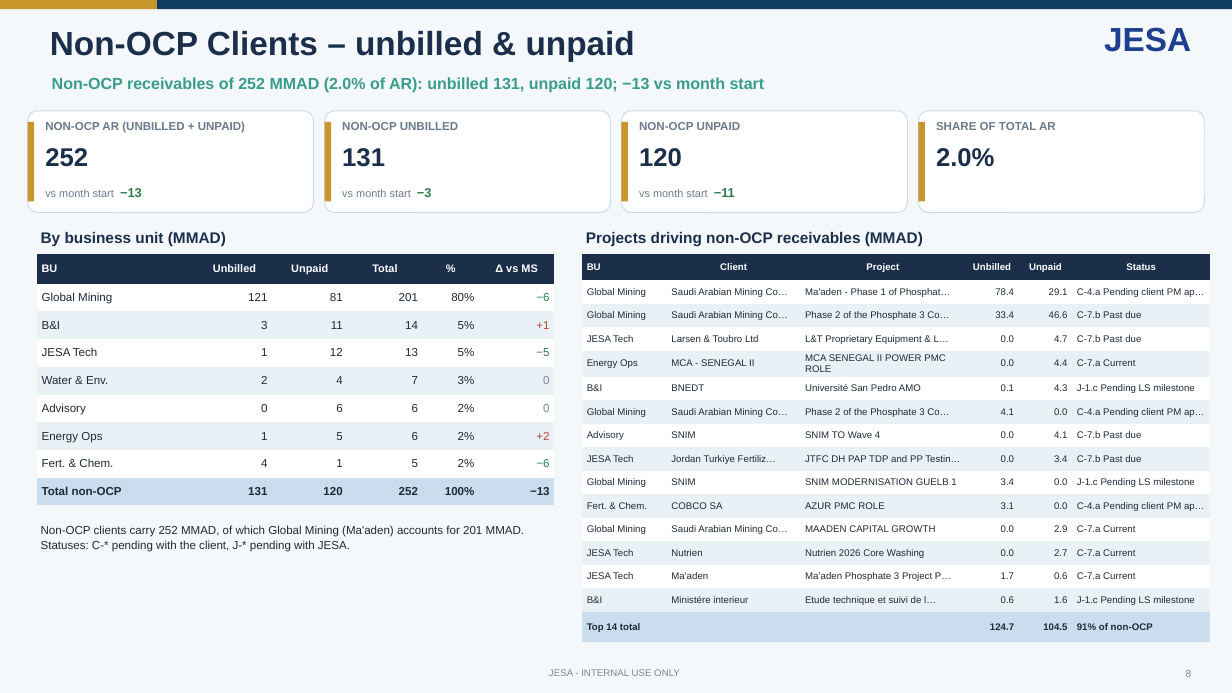
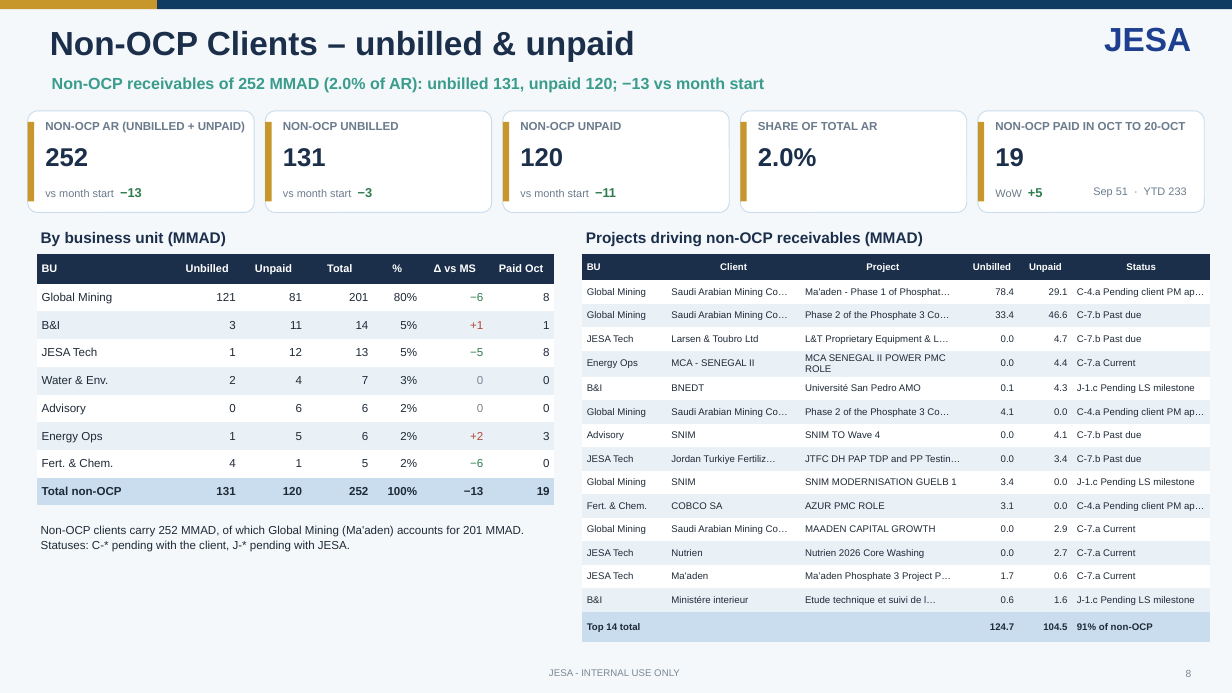
Before and after one commit to cherkaouihassan-art/Skills-Repo, a slide deck: slide 8 of weekly-ar-cash-deck/output/JESA_AR_Cash_Position_2026-10-21.pptx. Drawn at 1232x693 pixels with LibreOffice and Linux fonts; fonts in the diff are those of the drawing. Boxes give left, top, right and bottom in pixels: in the first picture for what was removed or moved away, otherwise in the second. Text is boxed around its words. In the diff, an @@ line names an element or a change of style, - is before the commit and + after.

```diff
--- a/weekly-ar-cash-deck/output/JESA_AR_Cash_Position_2026-10-21.pptx
+++ b/weekly-ar-cash-deck/output/JESA_AR_Cash_Position_2026-10-21.pptx
@@ rounded rectangle: place and size @@
-rounded rectangle at bbox=[28, 111, 313, 213]
+rounded rectangle at bbox=[28, 111, 254, 213]
@@ rounded rectangle: place and size @@
-rounded rectangle at bbox=[324, 111, 610, 213]
+rounded rectangle at bbox=[265, 111, 492, 213]
@@ text "NON-OCP UNBILLED": place and size @@
-text "NON-OCP UNBILLED" at bbox=[342, 122, 458, 130]
+text "NON-OCP UNBILLED" at bbox=[283, 122, 398, 130]
@@ rounded rectangle added at bbox=[503, 111, 729, 213], fill #FFFFFF, outline #C9DDEE 0.75 pt @@
@@ text "NON-OCP UNPAID": place and size @@
-text "NON-OCP UNPAID" at bbox=[639, 122, 740, 130]
+text "NON-OCP UNPAID" at bbox=[520, 122, 621, 130]
@@ rounded rectangle: place and size @@
-rounded rectangle at bbox=[622, 111, 908, 213]
+rounded rectangle at bbox=[740, 111, 967, 213]
@@ text "SHARE OF TOTAL AR": place and size @@
-text "SHARE OF TOTAL AR" at bbox=[936, 122, 1056, 130]
+text "SHARE OF TOTAL AR" at bbox=[758, 122, 878, 130]
@@ rounded rectangle: place and size @@
-rounded rectangle at bbox=[919, 111, 1204, 213]
+rounded rectangle at bbox=[978, 111, 1204, 213]
@@ rectangle: place and size @@
-rectangle at bbox=[324, 122, 331, 201]
+rectangle at bbox=[265, 122, 272, 201]
@@ text "131": place and size @@
-text "131" at bbox=[342, 148, 385, 167]
+text "131" at bbox=[283, 148, 326, 167]
@@ rectangle added at bbox=[503, 122, 509, 201], fill #C8972B @@
@@ text "120": place and size @@
-text "120" at bbox=[639, 148, 682, 167]
+text "120" at bbox=[520, 148, 563, 167]
@@ rectangle: place and size @@
-rectangle at bbox=[622, 122, 628, 201]
+rectangle at bbox=[740, 122, 747, 201]
@@ text "2.0%": place and size @@
-text "2.0%" at bbox=[936, 148, 995, 167]
+text "2.0%" at bbox=[758, 148, 817, 167]
@@ rectangle: place and size @@
-rectangle at bbox=[919, 122, 925, 201]
+rectangle at bbox=[978, 122, 984, 201]
@@ text added at bbox=[995, 122, 1185, 130], 9 pt, text #6B7B8C, bold @@
+NON-OCP PAID IN OCT TO 20-OCT
@@ text added at bbox=[995, 148, 1024, 167], 20 pt, text #1B2F4B, bold @@
+19
@@ text "vs month start −3": place and size @@
-text "vs month start −3" at bbox=[342, 188, 432, 197]
+text "vs month start −3" at bbox=[283, 188, 373, 197]
@@ text "vs month start −11": place and size @@
-text "vs month start −11" at bbox=[639, 188, 735, 197]
+text "vs month start −11" at bbox=[520, 188, 616, 197]
@@ text added at bbox=[995, 188, 1043, 197], 8.5 pt, text #6B7B8C @@
+WoW +5
@@ text added at bbox=[1093, 187, 1186, 197], 8.5 pt, text #6B7B8C @@
+Sep 51 · YTD 233
@@ table at bbox=[37, 254, 555, 506] @@
+column 7: Paid Oct | 8 | 1 | 8 | 0 | 0 | 3 | 0 | 19
```
Also in this commit, not shown: 29 other slides changed, 1 slide added, 6 other files.
